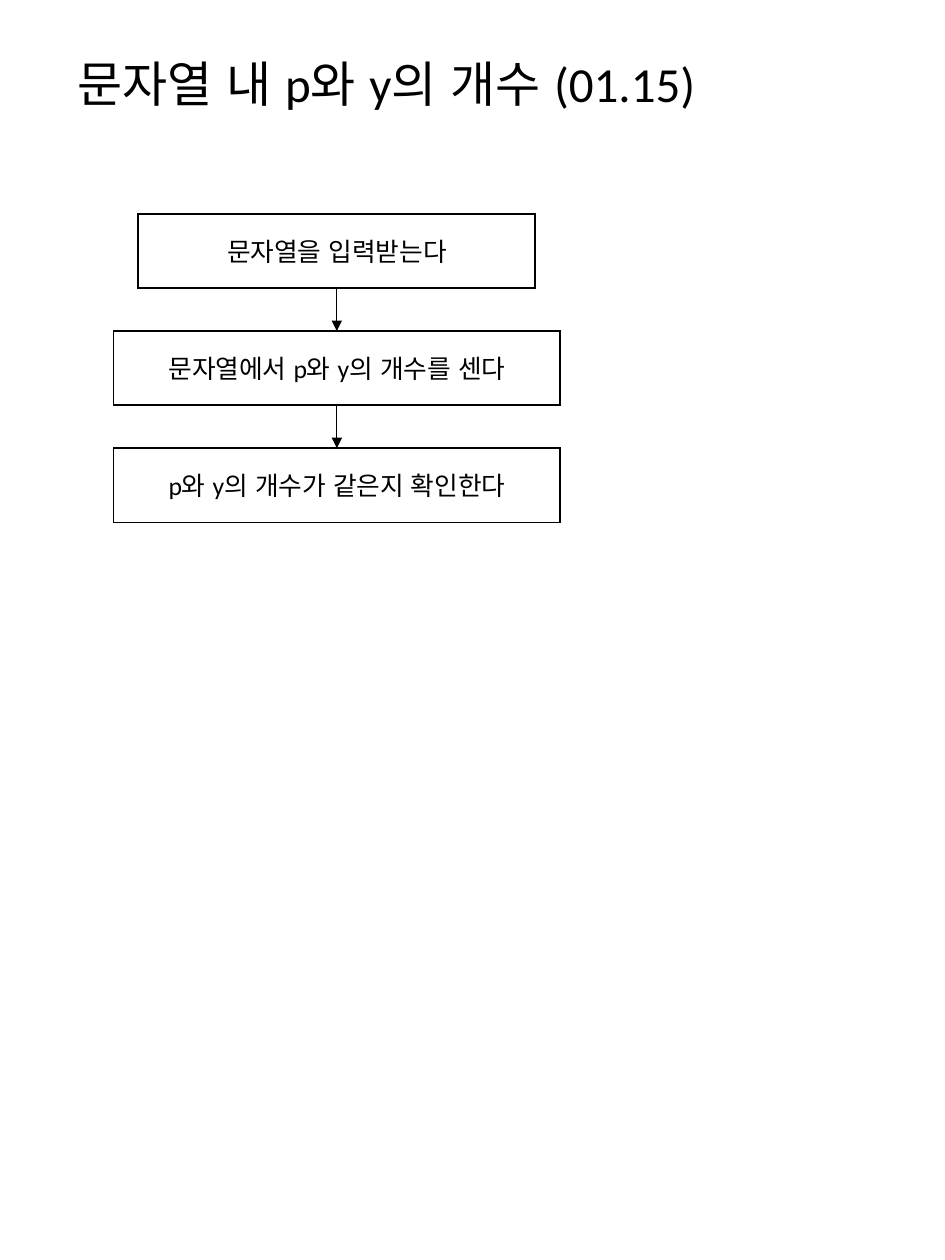
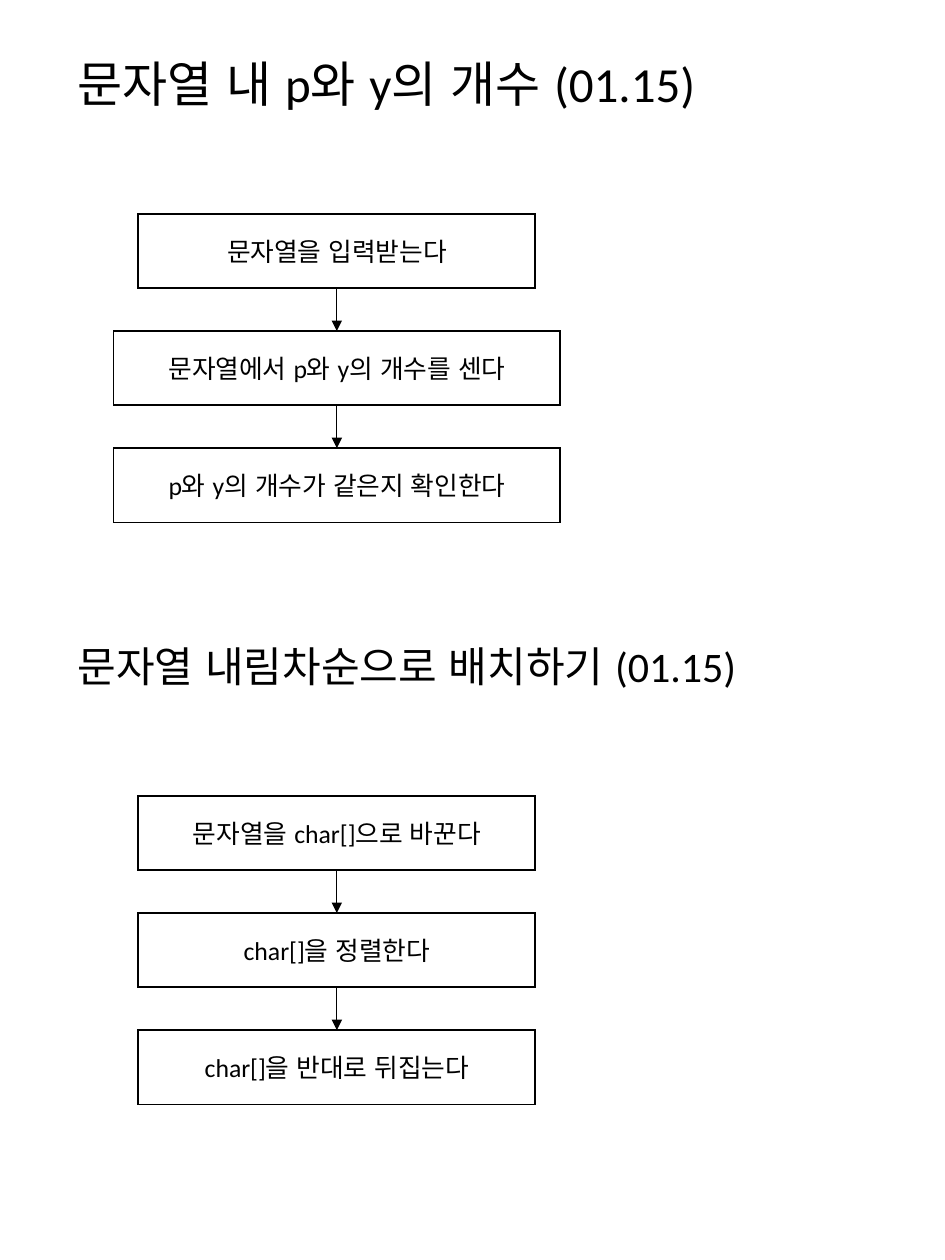
Before and after one commit to mornings9047/Algorithms_Programmers, a slide deck: slide 14 of 알고리즘_프로그래머스_Level01_순서도.pptx (slide 15 before the commit). Drawn at 945x1260 pixels with LibreOffice and Linux fonts; fonts in the diff are those of the drawing. Boxes give left, top, right and bottom in pixels: in the first picture for what was removed or moved away, otherwise in the second. Text is boxed around its words. In the diff, an @@ line names an element or a change of style, - is before the commit and + after.

Commit message:
문자열 다루기 기본

```diff
--- a/알고리즘_프로그래머스_Level01_순서도.pptx
+++ b/알고리즘_프로그래머스_Level01_순서도.pptx
@@ text added at <box>78,647,736,688</box>, 24 pt, text #000000 @@
+문자열 내림차순으로 배치하기 (01.15)
@@ rectangle added at <box>139,796,536,871</box>, outline #000000 1 pt, 14.7 pt, text #000000 @@
+문자열을 char[]으로 바꾼다
@@ arrow added from (336, 871) to (336, 914), #000000 0.5 pt @@
@@ rectangle added at <box>139,914,536,988</box>, outline #000000 1 pt, 14.7 pt, text #000000 @@
+char[]을 정렬한다
@@ arrow added from (336, 988) to (336, 1031), #000000 0.5 pt @@
@@ rectangle added at <box>139,1031,536,1105</box>, outline #000000 1 pt, 14.7 pt, text #000000 @@
+char[]을 반대로 뒤집는다
```
Also in this commit, not shown: 1 other slide changed, 1 slide added, 2 slides removed, 2 other files.
